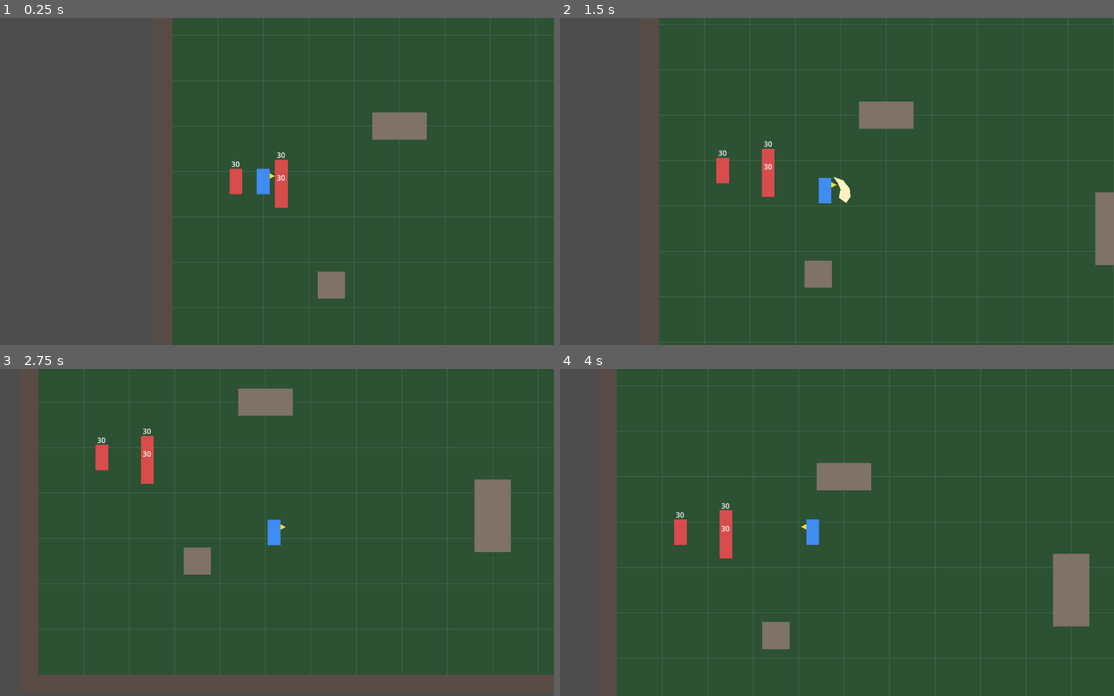
Above: before the commit, frames 1-4 (two rows, left to right).
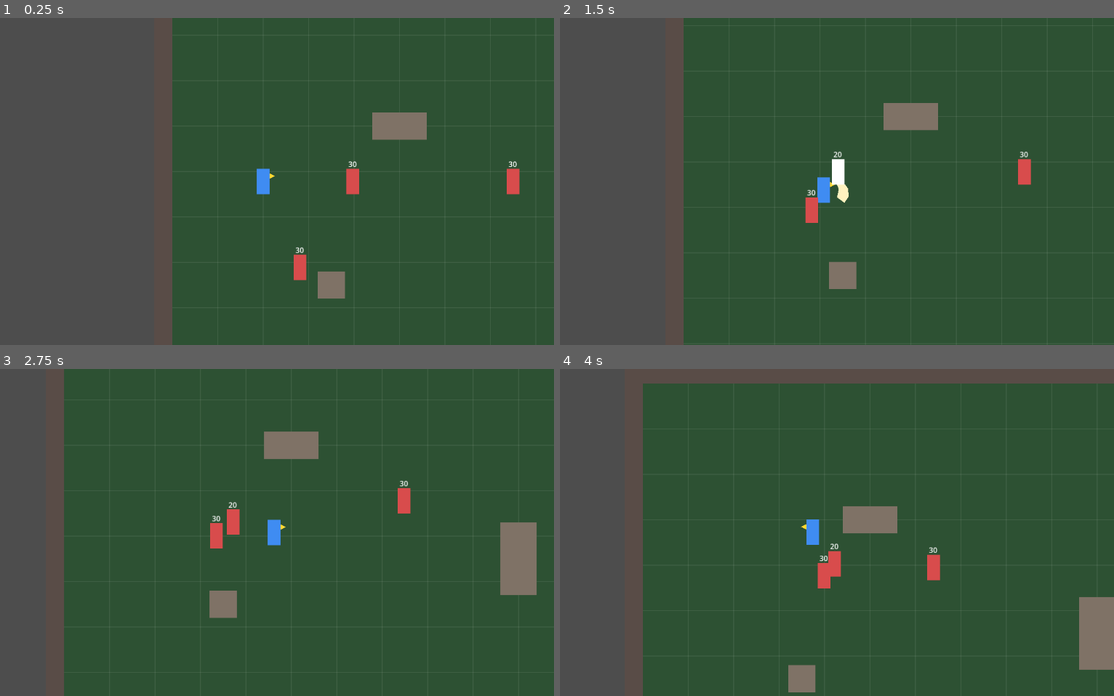
Above: after the commit, the same moments.

Repository: knc219-a11y/second-game
Game: Godot game, scene res://scenes/test_map.tscn
The game is run twice, just before and just after one commit, with the same random seed, the same clock (stepped at 60 frames per second) and the same inputs.
Inputs:
- Up to frame 1 (0.25 s): no input
- Up to frame 2 (1.5 s): hold D (move_right) 0.53-1.28 s; tap Space (attack) at 0.6, 1.35 s; hold S (move_down) from 1.28 s (still down)
- Up to frame 3 (2.75 s): release S (move_down) at 2.03 s; hold D (move_right) from 2.03 s (still down); tap Space (attack) at 2.1 s
- Up to frame 4 (4 s): release D (move_right) at 2.78 s; hold W (move_up) 2.78-3.53 s; tap Space (attack) at 2.85, 3.6 s; hold A (move_left) from 3.53 s (still down)

The runs differ from the first frame. In frame 1, 1.2% of the frame differs, in the area x 41-94%, y 41-81%; in frame 2, 7.9%; in frame 3, 16%, in the area x 6-100%, y 0-100%; in frame 4, 15%.

Commit message:
Enemy: detect, chase and stop near Player
Enemy becomes CharacterBody2D (floating) and moves straight toward the
Player (group "player") when within detect_range, stops at
stop_distance, and gives up beyond lose_range. Knockback takes priority
over chase movement. Test map enemies spread out so chase is visible.

Co-Authored-By: Claude Opus 5.5 (1M context) <noreply@anthropic.com>
Claude-Session: https://claude.ai/code/session_01AnuFQyFk2UGsKog2bx1vq2

Diff:
--- a/scenes/enemy.tscn
+++ b/scenes/enemy.tscn
@@ -8,7 +8,8 @@
 [sub_resource type="RectangleShape2D" id="RectangleShape2D_hurt"]
 size = Vector2(28, 56)
 
-[node name="Enemy" type="StaticBody2D"]
+[node name="Enemy" type="CharacterBody2D"]
+motion_mode = 1
 script = ExtResource("1")
 
 [node name="CollisionShape2D" type="CollisionShape2D" parent="."]
--- a/scenes/player.tscn
+++ b/scenes/player.tscn
@@ -8,7 +8,7 @@
 [sub_resource type="RectangleShape2D" id="RectangleShape2D_hitbox"]
 size = Vector2(38, 58)
 
-[node name="Player" type="CharacterBody2D"]
+[node name="Player" type="CharacterBody2D" groups=["player"]]
 motion_mode = 1
 script = ExtResource("1")
 
--- a/scenes/test_map.tscn
+++ b/scenes/test_map.tscn
@@ -238,10 +238,10 @@
 [node name="Enemies" type="Node2D" parent="."]
 
 [node name="Enemy1" parent="Enemies" instance=ExtResource("2")]
-position = Vector2(240, 430)
+position = Vector2(420, 450)
 
 [node name="Enemy2" parent="Enemies" instance=ExtResource("2")]
-position = Vector2(240, 480)
+position = Vector2(290, 660)
 
 [node name="Enemy3" parent="Enemies" instance=ExtResource("2")]
-position = Vector2(140, 450)
+position = Vector2(750, 450)
--- a/scripts/enemy.gd
+++ b/scripts/enemy.gd
@@ -1,7 +1,14 @@
-extends StaticBody2D
+extends CharacterBody2D
 
-# Stationary test dummy: no AI or attack. Only moves when knocked back.
+# Test enemy: chases the Player in a straight line (no pathfinding) and stops nearby.
 @export var max_hp: int = 30
+@export var move_speed: float = 90.0
+# Starts chasing when the Player comes within detect_range px.
+@export var detect_range: float = 300.0
+# Gives up once the Player is farther than lose_range px (> detect_range so it doesn't flicker at the edge).
+@export var lose_range: float = 400.0
+# Stops approaching at this distance (px) from the Player.
+@export var stop_distance: float = 50.0
 # Knockback: slides knockback_distance px over knockback_duration s, then stops.
 @export var knockback_distance: float = 24.0
 @export var knockback_duration: float = 0.1
@@ -12,6 +19,8 @@
 var knockback_dir: int = 0
 var knockback_time_left: float = 0.0
 var flash_time_left: float = 0.0
+var is_chasing: bool = false
+var player: Node2D
 
 @onready var hp_label: Label = $HpLabel
 @onready var body: Polygon2D = $Body
@@ -21,19 +30,44 @@
 func _ready() -> void:
 	hp = max_hp
 	hp_label.text = str(hp)
+	player = get_tree().get_first_node_in_group("player") as Node2D
 
 
 func _physics_process(delta: float) -> void:
+	# Knockback takes priority: no chase movement until it ends.
 	if knockback_time_left > 0.0:
 		var step := minf(delta, knockback_time_left)
 		knockback_time_left -= step
 		# move_and_collide so walls and other bodies stop the slide.
 		move_and_collide(Vector2(knockback_dir * knockback_distance / knockback_duration * step, 0.0))
+	else:
+		_chase(delta)
 
 	if flash_time_left > 0.0:
 		flash_time_left -= delta
 		if flash_time_left <= 0.0:
 			body.color = base_color
+
+
+func _chase(delta: float) -> void:
+	velocity = Vector2.ZERO
+	if not is_instance_valid(player):
+		is_chasing = false
+		return
+
+	var to_player := player.global_position - global_position
+	var dist := to_player.length()
+	if not is_chasing and dist <= detect_range:
+		is_chasing = true
+	elif is_chasing and dist > lose_range:
+		is_chasing = false
+
+	if is_chasing and dist > stop_distance and delta > 0.0:
+		# normalized() keeps diagonal speed equal to straight speed.
+		# Capped so the last step lands on stop_distance instead of overshooting.
+		var speed := minf(move_speed, (dist - stop_distance) / delta)
+		velocity = to_player.normalized() * speed
+		move_and_slide()
 
 
 # direction: 1 = right, -1 = left, 0 = no knockback.
